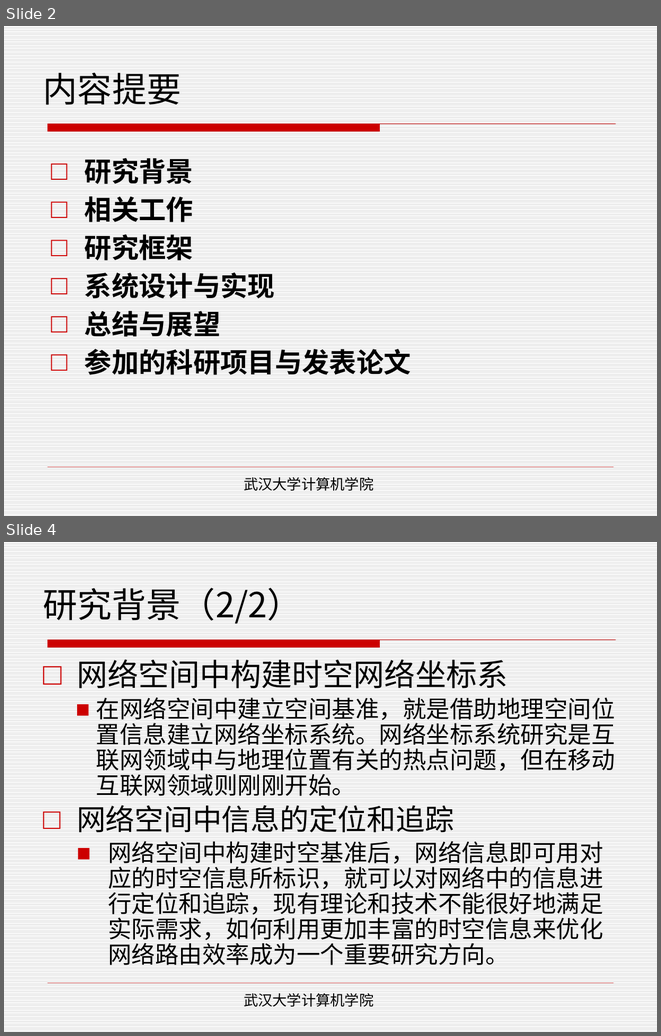
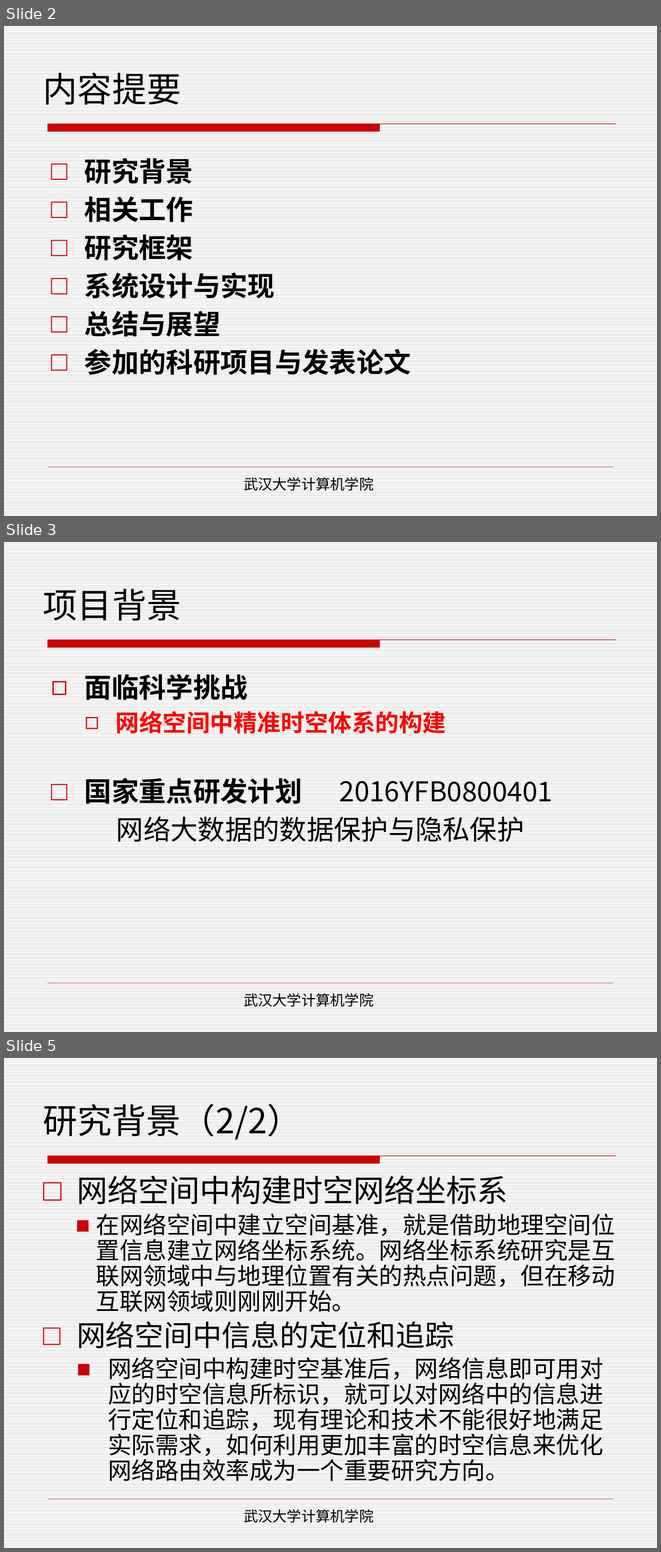
Before and after one commit to henryzhao/graduate, a slide deck: 赵玉琦硕士论文答辩.pptx. Shown one above the other, each under a label of ours: slides 2 and 4 before the commit, slides 2, 3 and 5 after it; the slides between them are not shown. The pictures are 661x1036 and 661x1552 pixels, drawn with LibreOffice and Linux fonts; fonts in the diff are those of the drawing; background and template pictures are left out. Boxes give left, top, right and bottom in pixels: in the first picture for what was removed or moved away, otherwise in the second. Text is boxed around its words. In the diff, an @@ line names an element or a change of style, - is before the commit and + after.

```diff
--- a/赵玉琦硕士论文答辩.pptx
+++ b/赵玉琦硕士论文答辩.pptx
@@ slide 3 added at (4,542,657,1032), background pattern #DDDDDD on #FFFFFF; not listed: 2 template elements that a slide beside it also shows @@
@@ title added at (43,589,181,620), 38 pt, text #000000 @@
+项目背景
@@ text added at (85,674,553,841), 30 pt, text #000000 @@
+◻ 面临科学挑战
+  ◻ 网络空间中精准时空体系的构建
+□ 国家重点研发计划 2016YFB0800401
+网络大数据的数据保护与隐私保护
@@ text added at (244,993,374,1006), 16 pt, text #000000 @@
+武汉大学计算机学院
@@ what was slide 4 is now slide 5 @@
```
Also in this commit, not shown: 3 slides changed, 1 other slide added, 6 other files.
